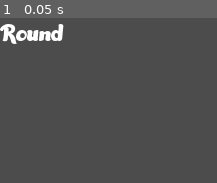
Above: before the commit, frame 1.
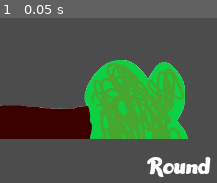
Above: after the commit, the same moment.

Repository: Jugendhackt/SWTU
Game: Godot game, scene res://scenes/LifeScreen.tscn
Same seed, same stepped clock (60 frames per second), same inputs: the game is played once before the commit and once after it. This scene is started directly instead of the project's main scene. The engine's default icon, where the game draws it, is replaced by a stand-in: a white triangle on a blue panel in a dark square.
Inputs:
- Up to frame 1 (0.05 s): no input

The runs differ from the first frame. In frame 1, 31% of the frame differs, in the area x 0-98%, y 3-97%.

Commit message:
progress on LifeScene

Diff:
--- a/SWTU/scenes/LifeScreen.gd
+++ b/SWTU/scenes/LifeScreen.gd
@@ -1,4 +1,8 @@
 extends Node2D
+
+onready var tree = load("res://scenes/Tree.tscn")
 
 func _ready():
 	$RoundLabel.text = "Round " + str(Globals.round_counter)
+	for i in range(3):
+		$LifeAnchor.add_child(tree.instance())
--- a/SWTU/scenes/LifeScreen.tscn
+++ b/SWTU/scenes/LifeScreen.tscn
@@ -7,7 +7,11 @@
 script = ExtResource( 1 )
 
 [node name="RoundLabel" type="Label" parent="."]
-margin_right = 40.0
-margin_bottom = 14.0
+margin_left = 352.0
+margin_top = 320.0
+margin_right = 528.0
+margin_bottom = 404.0
 custom_fonts/font = ExtResource( 2 )
 text = "Round: 0"
+
+[node name="LifeAnchor" type="Node2D" parent="."]
--- /dev/null
+++ b/SWTU/scenes/Tree.tscn
@@ -0,0 +1,21 @@
+[gd_scene load_steps=4 format=2]
+
+[ext_resource path="res://sprites/Tree.png" type="Texture" id=1]
+[ext_resource path="res://sprites/Tree-dead.png" type="Texture" id=2]
+
+[sub_resource type="SpriteFrames" id=1]
+animations = [ {
+"frames": [ ExtResource( 1 ) ],
+"loop": false,
+"name": "alive",
+"speed": 5.0
+}, {
+"frames": [ ExtResource( 2 ) ],
+"loop": false,
+"name": "dead",
+"speed": 0.0
+} ]
+
+[node name="Tree" type="AnimatedSprite"]
+frames = SubResource( 1 )
+animation = "dead"
Binary file added: SWTU/sprites/Tree-dead.png
Binary file added: SWTU/sprites/Tree.png
